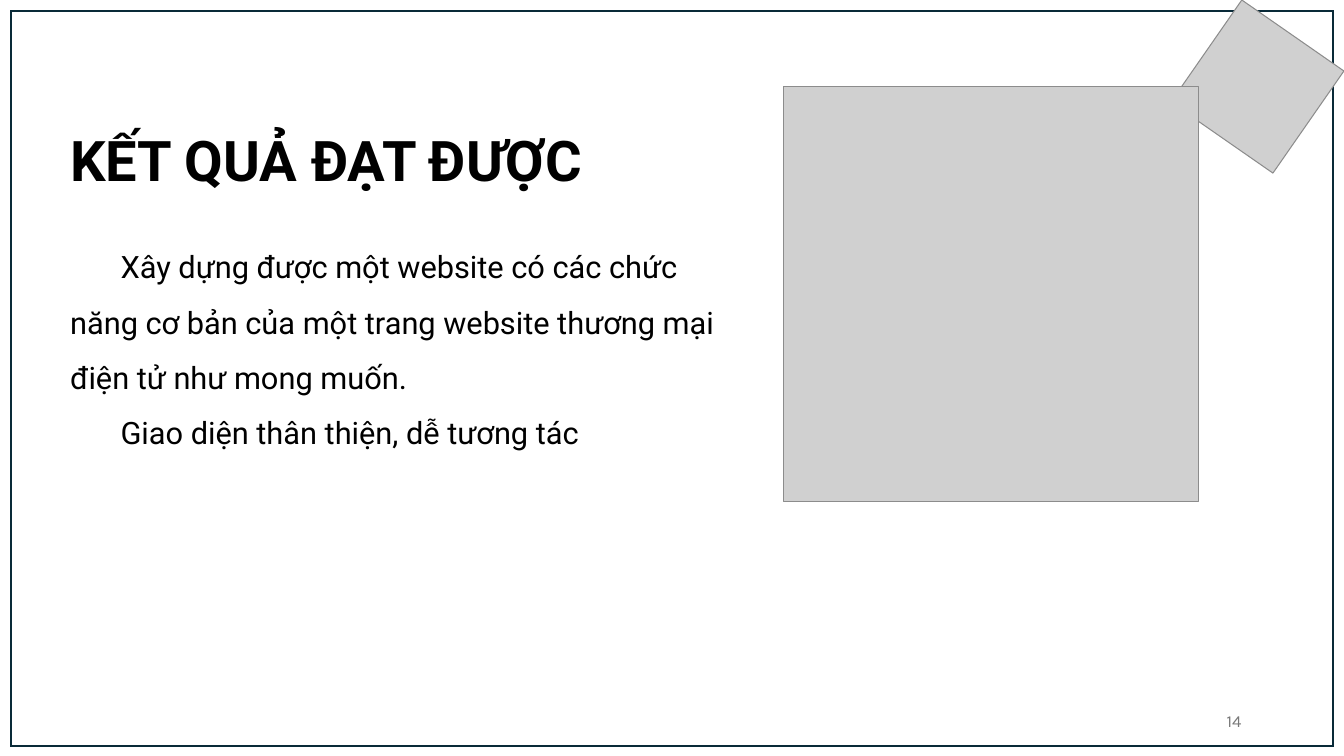
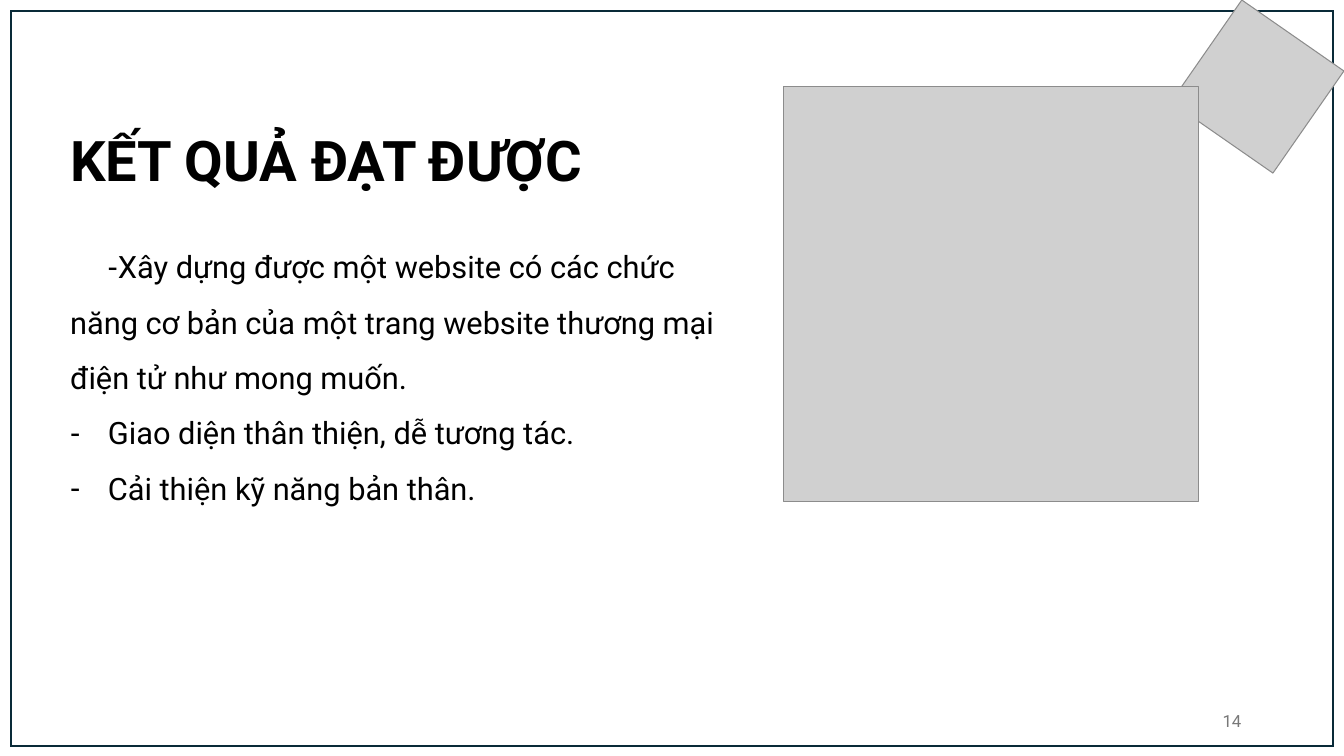
Before and after one commit to nguyenhoangnhan2102/tn-da21tta-110121071-nguyenhoangnhan-bandienthoai, a slide deck: slide 14 of docs/Chuyên ngành - Nguyễn Hoàng Nhân - DA21TTA - 110121071.pptx. Drawn at 1344x756 pixels with LibreOffice and Linux fonts; fonts in the diff are those of the drawing; grey boxes stand for pictures. Boxes give left, top, right and bottom in pixels: in the first picture for what was removed or moved away, otherwise in the second. Text is boxed around its words. In the diff, an @@ line names an element or a change of style, - is before the commit and + after.

```diff
--- a/docs/Chuyên ngành - Nguyễn Hoàng Nhân - DA21TTA - 110121071.pptx
+++ b/docs/Chuyên ngành - Nguyễn Hoàng Nhân - DA21TTA - 110121071.pptx
@@ text at [70,255,714,396]: bullet none to - @@
@@ text at [108,418,574,507]: text changed @@
-Giao diện thân thiện, dễ tương tác
+– Giao diện thân thiện, dễ tương tác.
+– Cải thiện kỹ năng bản thân.
@@ page number at [1223,715,1242,727]: font Karla to Roboto @@
```
Also in this commit, not shown: 9 other slides changed, 1 slide added, 1 slide removed.
